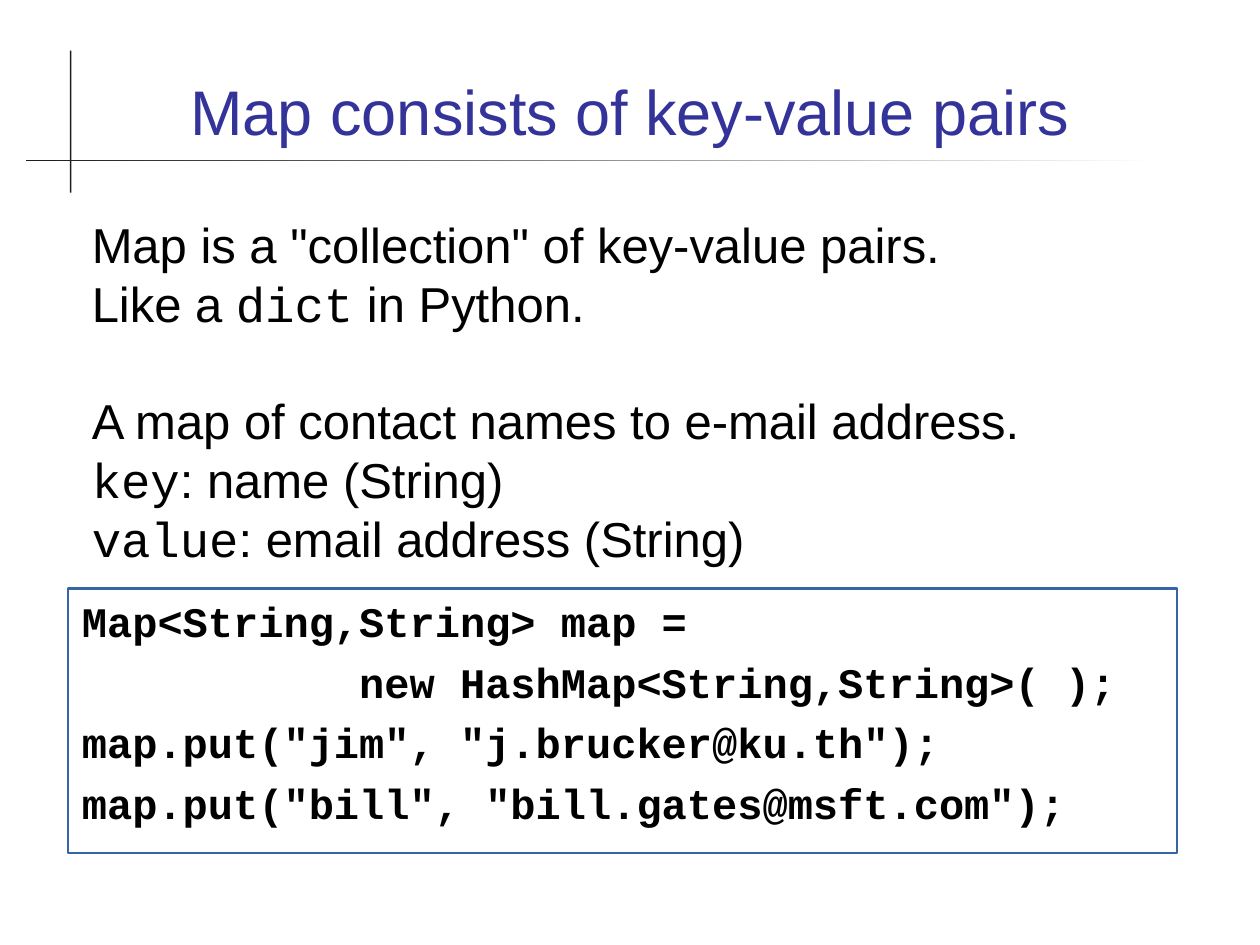
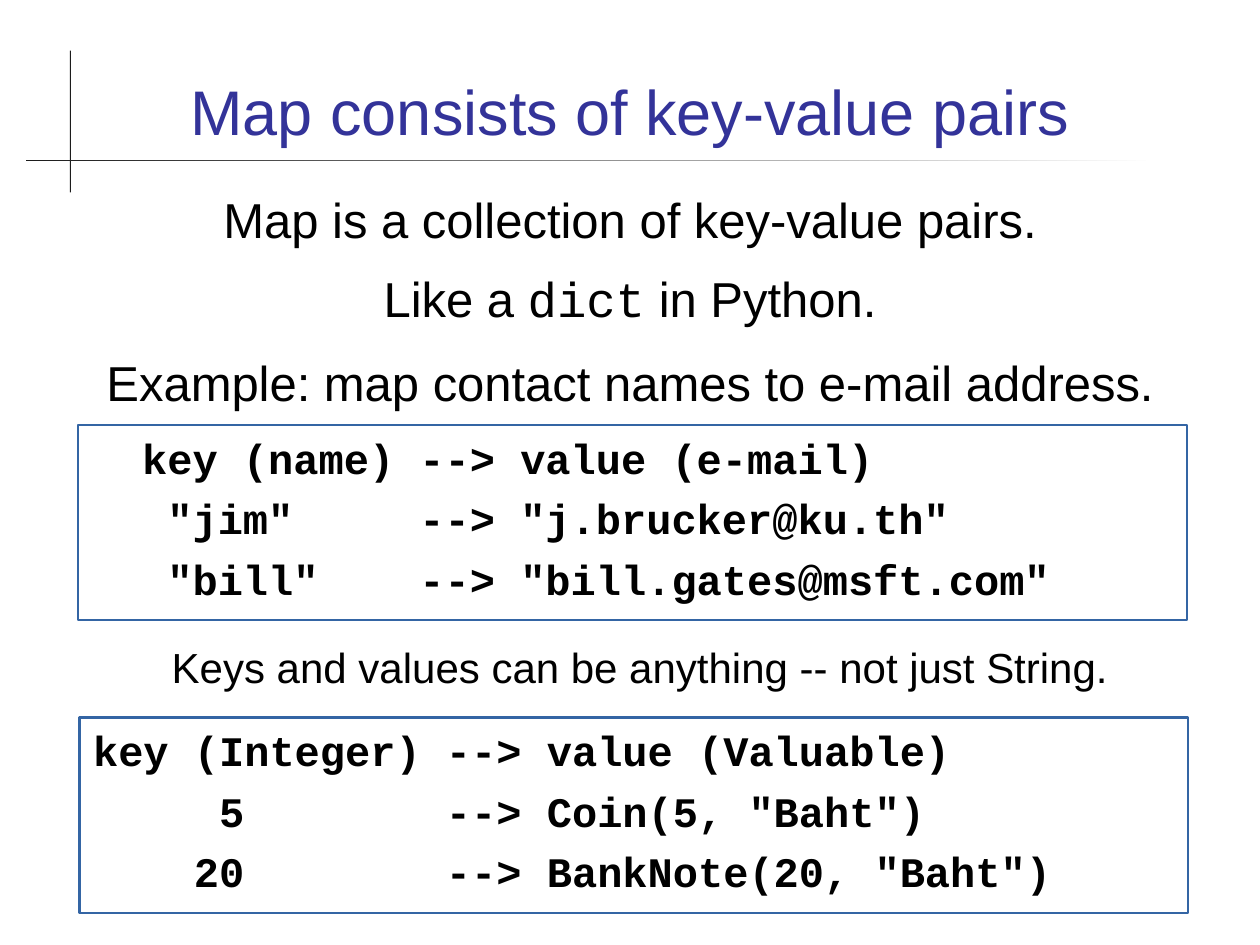
Before and after one commit to skeoop/skeoop.github.io, a slide deck: slide 2 of collections/Map.ppt. Drawn at 1260x945 pixels with LibreOffice and Linux fonts; fonts in the diff are those of the drawing. Boxes give left, top, right and bottom in pixels: in the first picture for what was removed or moved away, otherwise in the second. Text is boxed around its words. In the diff, an @@ line names an element or a change of style, - is before the commit and + after.

Commit message:
update slides on Map

```diff
--- a/collections/Map.ppt
+++ b/collections/Map.ppt
@@ text "Map is a collection of ...": place and size @@
-text "Map is a collection of ..." at [92,227,1019,567]
+text "Map is a collection of ..." at [106,202,1154,411]
@@ text at [223,202,1037,248]: text changed @@
-Map is a "collection" of key-value pairs.
+Map is a collection of key-value pairs.
@@ text at [384,281,876,327]: alignment left to centre; more space between paragraphs @@
@@ text at [106,365,1154,411]: text changed @@
-A map of contact names to e-mail address.
-key: name (String)
-value: email address (String)
+Example: map contact names to e-mail address.
@@ rectangle "key (name) --> value (e-mail)": place and size @@
-rectangle "key (name) --> value (e-mail)" at [68,588,1177,853]
+rectangle "key (name) --> value (e-mail)" at [78,425,1187,620]
@@ text in rectangle at [142,443,1049,604]: text changed @@
-Map<String,String> map =
-new HashMap<String,String>( );
-map.put("jim", "j.brucker@ku.th");
-map.put("bill", "bill.gates@msft.com");
+key (name) --> value (e-mail)
+"jim" --> "j.brucker@ku.th"
+"bill" --> "bill.gates@msft.com"
@@ text added at [172,652,1107,691], 24 pt, text #000000 @@
+Keys and values can be anything -- not just String.
@@ rectangle added at [79,717,1188,912], outline #3465A4 1.42 pt, 24 pt, text #000000, bold @@
+key (Integer) --> value (Valuable)
+5 --> Coin(5, "Baht")
+20 --> BankNote(20, "Baht")
```
Also in this commit, not shown: 6 other slides changed, 2 slides added, 2 other files.
